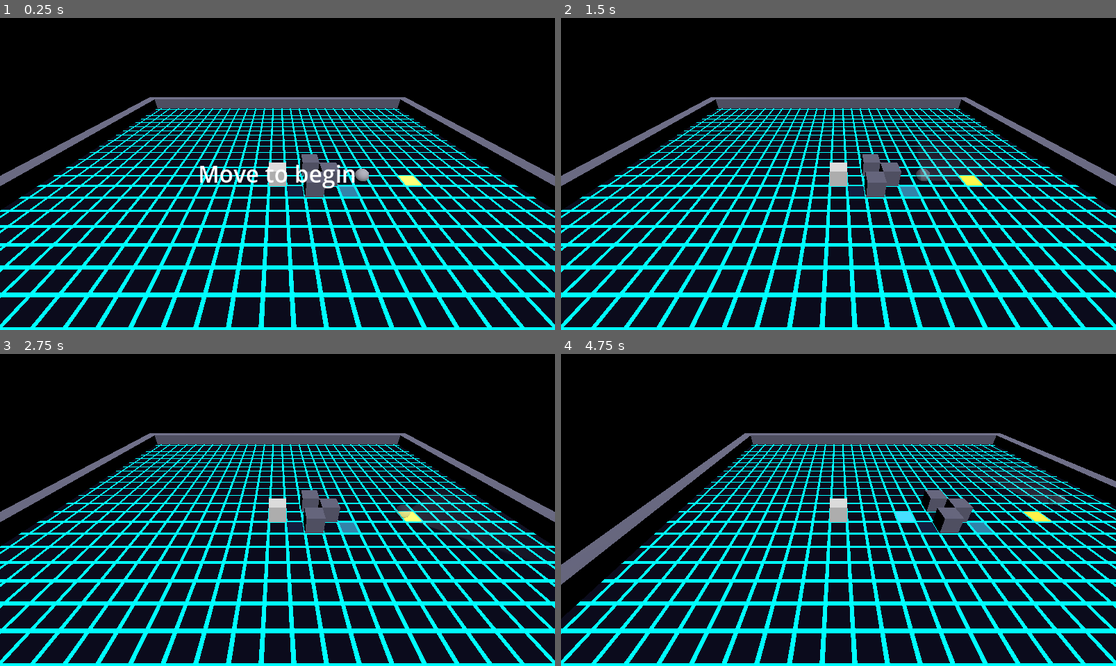
Above: before the commit, frames 1-4 (two rows, left to right).
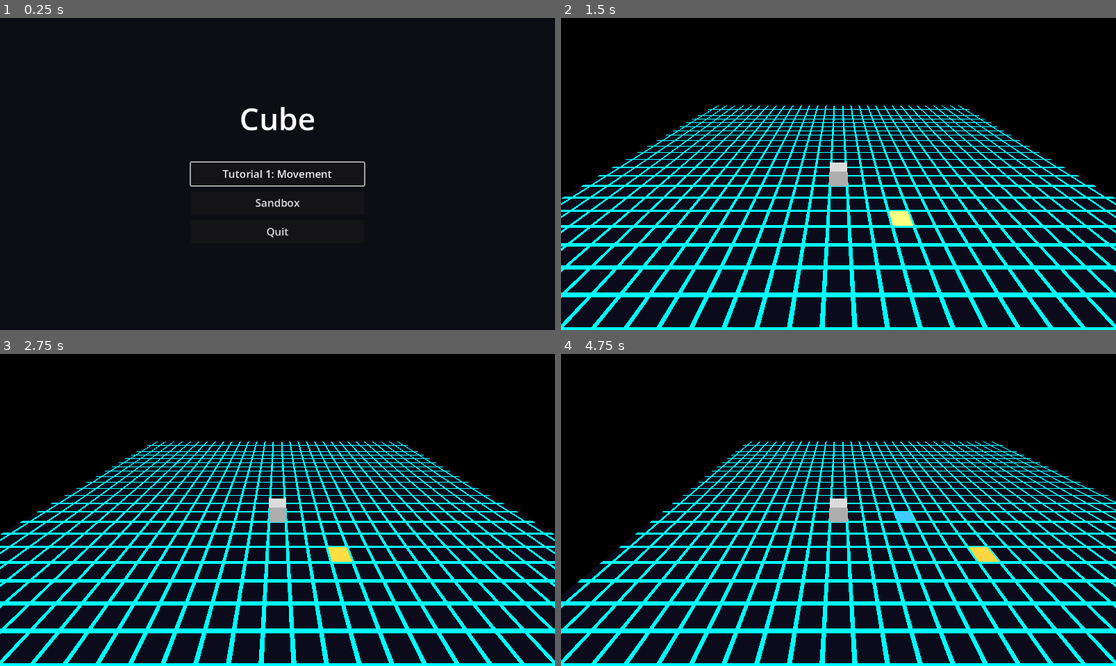
Above: after the commit, the same moments.

Repository: StevenLong/cube
Game: Godot game, scene res://main_menu.tscn
Same seed, same stepped clock (60 frames per second), same inputs: the game is played once before the commit and once after it. Before the commit the project starts from res://main.tscn.
Inputs (mouse positions are in pixels of both pictures, inside the frame that each line leads up to):
- Up to frame 1 (0.25 s): no input
- Up to frame 2 (1.5 s): click (838, 174) at 0.5 s, where only the run after the commit has a clickable "Tutorial 1: Movement"; tap Enter at 1.25 s; hold Right (move_right) from 1.28 s (still down); hold E (extend) from 1.28 s (still down)
- Up to frame 3 (2.75 s): release Right (move_right) at 2.03 s; release E (extend) at 2.03 s; hold C (extend_depth_back) from 2.03 s (still down); tap V (blend) at 2.1 s; tap E (extend) at 2.3 s
- Up to frame 4 (4.75 s): release C (extend_depth_back) at 2.78 s; hold Right (move_right) 2.78-3.53 s; hold E (extend) 2.78-3.53 s; tap F (camera_tilt_down) at 2.85 s; hold Q (extend_depth_fwd) 3.53-4.28 s; tap R (camera_tilt_up) at 3.6 s; tap E (extend) at 3.8, 4.55 s; hold Left (move_left) from 4.28 s (still down); hold Space (dodge) from 4.28 s (still down)

The runs differ from the first frame. In frame 1, 23% of the frame differs, in the area x 0-100%, y 25-100%; in frame 2, 6.0%; in frame 3, 6.0%; in frame 4, 7.0%.

Commit message:
Main menu, level loader, Tutorial 1: Movement
Game now starts on a title screen with Tutorial 1, Sandbox, and Quit
buttons. Escape inside a level returns to the menu; Escape on the menu
quits. level.gd treats the enemy as optional so levels without one
work cleanly (Spotted label hidden, pursuit signal not connected).

Tutorial 1 is a stripped scene with player, ground, start tile, and an
end tile diagonally placed at (3, 0.01, 3) so the player tumbles in
both axes. main.tscn is unchanged and loads as the Sandbox option.

Co-Authored-By: Claude Opus 4.7 <noreply@anthropic.com>

Diff:
--- a/level.gd
+++ b/level.gd
@@ -19,7 +19,7 @@
 var _end_material: StandardMaterial3D
 
 @onready var _player: Node3D = get_node("../Player")
-@onready var _enemy: Node3D = get_node("../Enemy")
+@onready var _enemy: Node3D = get_node_or_null("../Enemy")
 @onready var _start_tile: MeshInstance3D = get_node("../StartTile")
 @onready var _end_tile: MeshInstance3D = get_node("../EndTile")
 @onready var _end_area: Area3D = get_node("../EndTile/Area3D")
@@ -38,10 +38,19 @@
 	_end_tile.set_surface_override_material(0, _end_material)
 	_player.tumbled.connect(_on_player_tumbled)
 	_player.move_settled.connect(_on_player_move_settled)
-	_enemy.entered_pursuit.connect(_on_enemy_pursuit)
+	if _enemy != null:
+		_enemy.entered_pursuit.connect(_on_enemy_pursuit)
+	else:
+		_result_spotted.hide()
 	_end_area.area_entered.connect(_on_end_entered)
 	_end_area.area_exited.connect(_on_end_exited)
 	_enter_ready()
+
+
+func _input(event: InputEvent) -> void:
+	if event.is_action_pressed("ui_cancel"):
+		get_tree().paused = false
+		get_tree().change_scene_to_file("res://main_menu.tscn")
 
 
 func _process(delta: float) -> void:
--- /dev/null
+++ b/levels/level_01_movement.tscn
@@ -0,0 +1,194 @@
+[gd_scene format=3 uid="uid://b8level010001"]
+
+[ext_resource type="Shader" path="res://shaders/grid_ground.gdshader" id="1"]
+[ext_resource type="Script" path="res://player.gd" id="2"]
+[ext_resource type="Script" path="res://camera_controller.gd" id="3"]
+[ext_resource type="Script" path="res://level.gd" id="5"]
+
+[sub_resource type="ShaderMaterial" id="ShaderMaterial_1"]
+resource_local_to_scene = true
+shader = ExtResource("1")
+
+[sub_resource type="PlaneMesh" id="PlaneMesh_1"]
+size = Vector2(30, 30)
+
+[sub_resource type="WorldBoundaryShape3D" id="WorldBoundaryShape3D_1"]
+
+[sub_resource type="BoxMesh" id="BoxMesh_1"]
+
+[sub_resource type="StandardMaterial3D" id="StandardMaterial3D_1"]
+albedo_color = Color(0.9, 0.9, 0.9, 1)
+
+[sub_resource type="BoxShape3D" id="BoxShape3D_1"]
+size = Vector3(1, 1, 1)
+
+[sub_resource type="BoxShape3D" id="BoxShape3D_2"]
+size = Vector3(0.9, 0.9, 0.9)
+
+[sub_resource type="Environment" id="Environment_1"]
+background_mode = 1
+background_color = Color(0, 0, 0, 1)
+
+[sub_resource type="PlaneMesh" id="PlaneMesh_Tile"]
+size = Vector2(0.95, 0.95)
+
+[sub_resource type="StandardMaterial3D" id="StandardMaterial3D_Start"]
+albedo_color = Color(0.2, 0.7, 1, 1)
+emission_enabled = true
+emission = Color(0.2, 0.7, 1, 1)
+
+[sub_resource type="StandardMaterial3D" id="StandardMaterial3D_End"]
+albedo_color = Color(1, 0.75, 0.2, 1)
+emission_enabled = true
+emission = Color(1, 0.75, 0.2, 1)
+
+[sub_resource type="BoxShape3D" id="BoxShape3D_EndArea"]
+size = Vector3(0.9, 0.5, 0.9)
+
+[node name="Node3D" type="Node3D"]
+
+[node name="WorldEnvironment" type="WorldEnvironment" parent="."]
+environment = SubResource("Environment_1")
+
+[node name="Camera3D" type="Camera3D" parent="."]
+transform = Transform3D(1, 0, 0, 0, 0.707107, 0.707107, 0, -0.707107, 0.707107, 0, 8, 8)
+script = ExtResource("3")
+
+[node name="DirectionalLight3D" type="DirectionalLight3D" parent="."]
+transform = Transform3D(1, 0, 0, 0, 0.5, 0.866025, 0, -0.866025, 0.5, 0, 0, 0)
+
+[node name="Player" type="Node3D" parent="."]
+transform = Transform3D(1, 0, 0, 0, 1, 0, 0, 0, 1, 0, 0.5, 0)
+script = ExtResource("2")
+
+[node name="StepSound" type="AudioStreamPlayer" parent="Player"]
+
+[node name="SplashSound" type="AudioStreamPlayer" parent="Player"]
+
+[node name="MeshInstance3D" type="MeshInstance3D" parent="Player"]
+mesh = SubResource("BoxMesh_1")
+surface_material_override/0 = SubResource("StandardMaterial3D_1")
+
+[node name="DetectionArea" type="Area3D" parent="Player"]
+collision_layer = 2
+collision_mask = 20
+
+[node name="CollisionShape3D" type="CollisionShape3D" parent="Player/DetectionArea"]
+shape = SubResource("BoxShape3D_1")
+
+[node name="MoveCast" type="ShapeCast3D" parent="Player"]
+shape = SubResource("BoxShape3D_2")
+collision_mask = 1
+target_position = Vector3(0, 0, 0)
+
+[node name="WallRayN" type="RayCast3D" parent="Player"]
+target_position = Vector3(0, 0, -1)
+collision_mask = 1
+
+[node name="WallRayS" type="RayCast3D" parent="Player"]
+target_position = Vector3(0, 0, 1)
+collision_mask = 1
+
+[node name="WallRayE" type="RayCast3D" parent="Player"]
+target_position = Vector3(1, 0, 0)
+collision_mask = 1
+
+[node name="WallRayW" type="RayCast3D" parent="Player"]
+target_position = Vector3(-1, 0, 0)
+collision_mask = 1
+
+[node name="Ground" type="StaticBody3D" parent="."]
+
+[node name="MeshInstance3D" type="MeshInstance3D" parent="Ground"]
+mesh = SubResource("PlaneMesh_1")
+surface_material_override/0 = SubResource("ShaderMaterial_1")
+
+[node name="CollisionShape3D" type="CollisionShape3D" parent="Ground"]
+shape = SubResource("WorldBoundaryShape3D_1")
+
+[node name="StartTile" type="MeshInstance3D" parent="."]
+transform = Transform3D(1, 0, 0, 0, 1, 0, 0, 0, 1, 0, 0.01, 0)
+mesh = SubResource("PlaneMesh_Tile")
+surface_material_override/0 = SubResource("StandardMaterial3D_Start")
+
+[node name="EndTile" type="MeshInstance3D" parent="."]
+transform = Transform3D(1, 0, 0, 0, 1, 0, 0, 0, 1, 3, 0.01, 3)
+mesh = SubResource("PlaneMesh_Tile")
+surface_material_override/0 = SubResource("StandardMaterial3D_End")
+
+[node name="Area3D" type="Area3D" parent="EndTile"]
+collision_layer = 8
+collision_mask = 2
+
+[node name="CollisionShape3D" type="CollisionShape3D" parent="EndTile/Area3D"]
+shape = SubResource("BoxShape3D_EndArea")
+
+[node name="Level" type="Node" parent="."]
+script = ExtResource("5")
+
+[node name="UI" type="CanvasLayer" parent="."]
+
+[node name="ReadyLabel" type="Label" parent="UI"]
+anchor_left = 0.5
+anchor_top = 0.5
+anchor_right = 0.5
+anchor_bottom = 0.5
+offset_left = -240.0
+offset_top = -40.0
+offset_right = 240.0
+offset_bottom = 40.0
+text = "Move to begin"
+horizontal_alignment = 1
+vertical_alignment = 1
+theme_override_font_sizes/font_size = 48
+
+[node name="ResultsPanel" type="ColorRect" parent="UI"]
+visible = false
+anchor_left = 0.5
+anchor_top = 0.5
+anchor_right = 0.5
+anchor_bottom = 0.5
+offset_left = -180.0
+offset_top = -140.0
+offset_right = 180.0
+offset_bottom = 140.0
+color = Color(0, 0, 0, 0.7)
+
+[node name="VBox" type="VBoxContainer" parent="UI/ResultsPanel"]
+anchor_right = 1.0
+anchor_bottom = 1.0
+offset_left = 20.0
+offset_top = 20.0
+offset_right = -20.0
+offset_bottom = -20.0
+
+[node name="Title" type="Label" parent="UI/ResultsPanel/VBox"]
+text = "Level Complete"
+horizontal_alignment = 1
+theme_override_font_sizes/font_size = 36
+
+[node name="Spacer" type="Control" parent="UI/ResultsPanel/VBox"]
+custom_minimum_size = Vector2(0, 12)
+
+[node name="Moves" type="Label" parent="UI/ResultsPanel/VBox"]
+text = "Moves: 0"
+horizontal_alignment = 1
+theme_override_font_sizes/font_size = 24
+
+[node name="Time" type="Label" parent="UI/ResultsPanel/VBox"]
+text = "Time: 0.0s"
+horizontal_alignment = 1
+theme_override_font_sizes/font_size = 24
+
+[node name="Spotted" type="Label" parent="UI/ResultsPanel/VBox"]
+text = "Spotted: No"
+horizontal_alignment = 1
+theme_override_font_sizes/font_size = 24
+
+[node name="Spacer2" type="Control" parent="UI/ResultsPanel/VBox"]
+custom_minimum_size = Vector2(0, 16)
+
+[node name="Hint" type="Label" parent="UI/ResultsPanel/VBox"]
+text = "Any key to restart, Esc for menu"
+horizontal_alignment = 1
+theme_override_font_sizes/font_size = 18
--- /dev/null
+++ b/main_menu.gd
@@ -0,0 +1,26 @@
+extends Control
+
+
+@onready var _tutorial_button: Button = $VBox/Tutorial1Button
+@onready var _sandbox_button: Button = $VBox/SandboxButton
+@onready var _quit_button: Button = $VBox/QuitButton
+
+
+func _ready() -> void:
+	_tutorial_button.pressed.connect(_load.bind("res://levels/level_01_movement.tscn"))
+	_sandbox_button.pressed.connect(_load.bind("res://main.tscn"))
+	_quit_button.pressed.connect(_quit)
+	_tutorial_button.grab_focus()
+
+
+func _input(event: InputEvent) -> void:
+	if event.is_action_pressed("ui_cancel"):
+		_quit()
+
+
+func _load(path: String) -> void:
+	get_tree().change_scene_to_file(path)
+
+
+func _quit() -> void:
+	get_tree().quit()
--- /dev/null
+++ b/main_menu.tscn
@@ -0,0 +1,47 @@
+[gd_scene format=3 uid="uid://bwcpmnreak441"]
+
+[ext_resource type="Script" path="res://main_menu.gd" id="1"]
+
+[node name="MainMenu" type="Control"]
+anchor_right = 1.0
+anchor_bottom = 1.0
+script = ExtResource("1")
+
+[node name="Background" type="ColorRect" parent="."]
+anchor_right = 1.0
+anchor_bottom = 1.0
+color = Color(0.05, 0.05, 0.08, 1)
+
+[node name="VBox" type="VBoxContainer" parent="."]
+anchor_left = 0.5
+anchor_top = 0.5
+anchor_right = 0.5
+anchor_bottom = 0.5
+offset_left = -180.0
+offset_top = -160.0
+offset_right = 180.0
+offset_bottom = 160.0
+theme_override_constants/separation = 12
+
+[node name="Title" type="Label" parent="VBox"]
+text = "Cube"
+horizontal_alignment = 1
+theme_override_font_sizes/font_size = 64
+
+[node name="Spacer" type="Control" parent="VBox"]
+custom_minimum_size = Vector2(0, 24)
+
+[node name="Tutorial1Button" type="Button" parent="VBox"]
+custom_minimum_size = Vector2(0, 48)
+text = "Tutorial 1: Movement"
+theme_override_font_sizes/font_size = 22
+
+[node name="SandboxButton" type="Button" parent="VBox"]
+custom_minimum_size = Vector2(0, 48)
+text = "Sandbox"
+theme_override_font_sizes/font_size = 22
+
+[node name="QuitButton" type="Button" parent="VBox"]
+custom_minimum_size = Vector2(0, 48)
+text = "Quit"
+theme_override_font_sizes/font_size = 22
--- a/player.gd
+++ b/player.gd
@@ -79,9 +79,6 @@
 
 
 func _input(event: InputEvent) -> void:
-	if event.is_action_pressed("ui_cancel"):
-		get_tree().quit()
-
 	if event.is_action_pressed("extend"):
 		_rb_extended_this_press = false
 
--- a/project.godot
+++ b/project.godot
@@ -11,7 +11,7 @@
 [application]
 
 config/name="Cube"
-run/main_scene="uid://cd2p8iw13kolb"
+run/main_scene="res://main_menu.tscn"
 config/features=PackedStringArray("4.6", "Forward Plus")
 config/icon="res://icon.svg"
 
Not shown, added: main_menu.gd.uid
